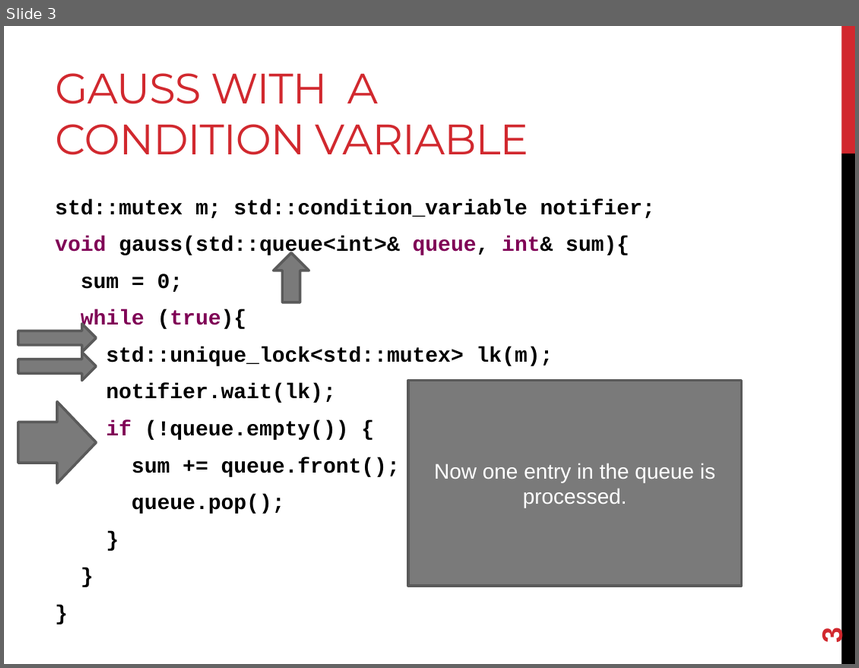
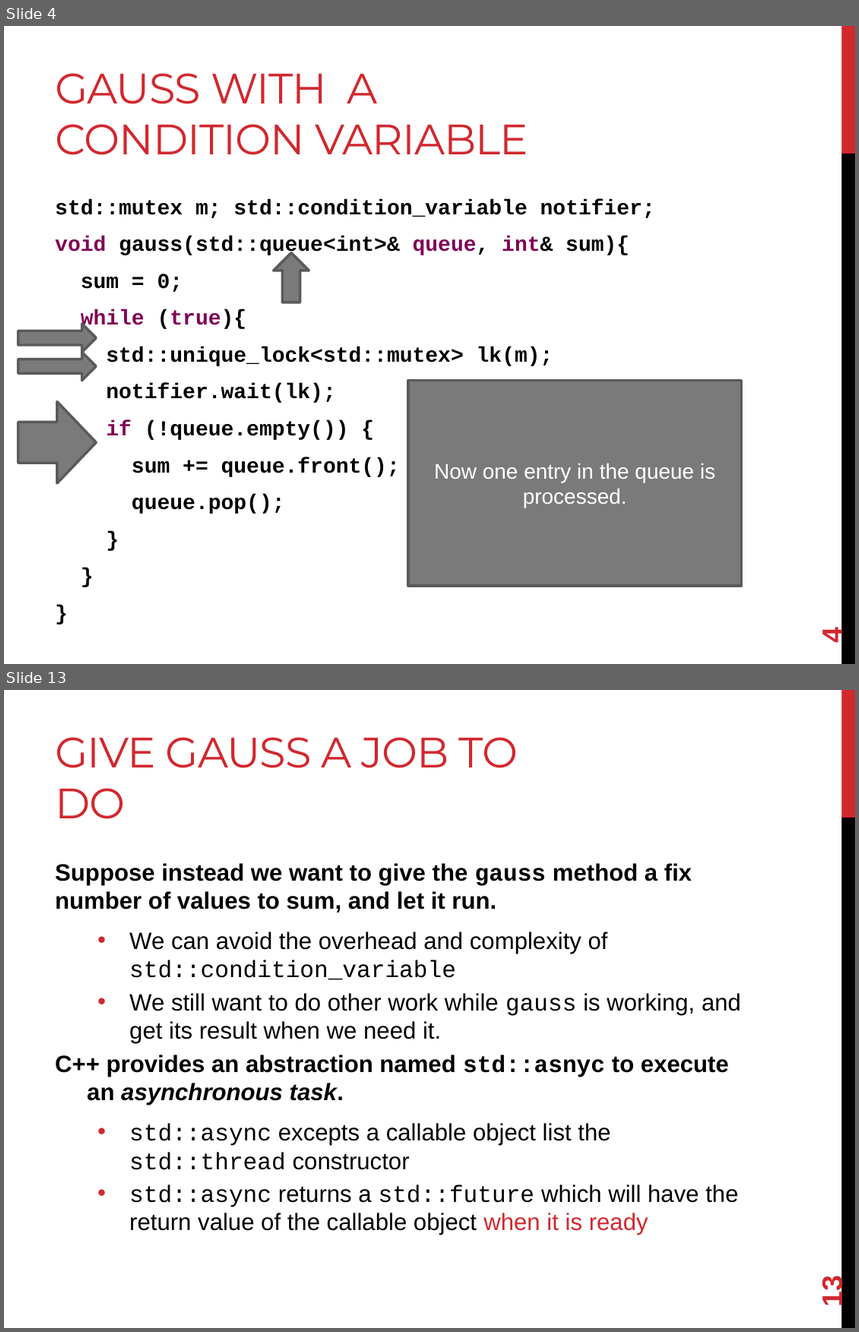
Before and after one commit to joshpeterson/DevelopingConcurrentSoftware, a slide deck: Lectures/Asynchronous Operations/Asynchronous Operations.pptx. Shown one above the other, each under a label of ours: slide 3 before the commit, slides 4 and 13 after it; the slides between them are not shown. The pictures are 859x668 and 859x1332 pixels, drawn with LibreOffice and Linux fonts; fonts in the diff are those of the drawing. Boxes give left, top, right and bottom in pixels: in the first picture for what was removed or moved away, otherwise in the second. Text is boxed around its words. In the diff, an @@ line names an element or a change of style, - is before the commit and + after.

Commit message:
Update the asynchronous operations lecture.

```diff
--- a/Lectures/Asynchronous Operations/Asynchronous Operations.pptx
+++ b/Lectures/Asynchronous Operations/Asynchronous Operations.pptx
@@ slide 13 added at [4, 690, 855, 1328], background #FFFFFF; not listed: 2 template elements that a slide beside it also shows @@
@@ title added at [55, 737, 519, 819], 36 pt, text #D1282E @@
+GIVE GAUSS A JOB TO DO
@@ text added at [55, 863, 741, 1236], 20 pt, text #000000 @@
+Suppose instead we want to give the gauss method a fix number of values to sum, and let it run.
+  • We can avoid the overhead and complexity of std::condition_variable
+  • We still want to do other work while gauss is working, and get its result when we need it.
+C++ provides an abstraction named std::asnyc to execute an asynchronous task.
+  • std::async excepts a callable object list the std::thread constructor
+  • std::async returns a std::future which will have the return value of the callable object when it is ready
@@ page number added at [816, 1279, 848, 1306], 24 pt, text #D1282E, bold @@
+13
@@ what was slide 3 is now slide 4 @@
@@ page number at [816, 629, 848, 644]: text changed @@
-3
+4
```
Also in this commit, not shown: 4 slides changed, 7 other slides added, 4 other files.
